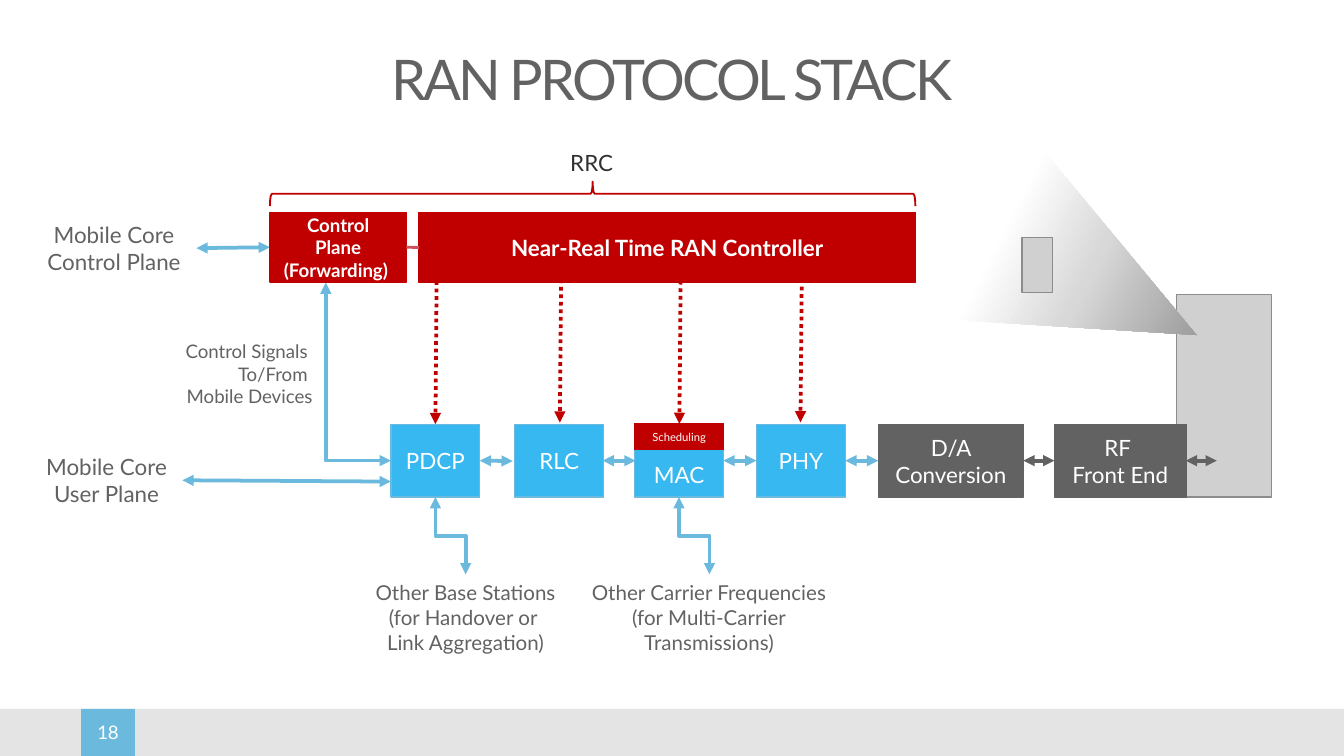
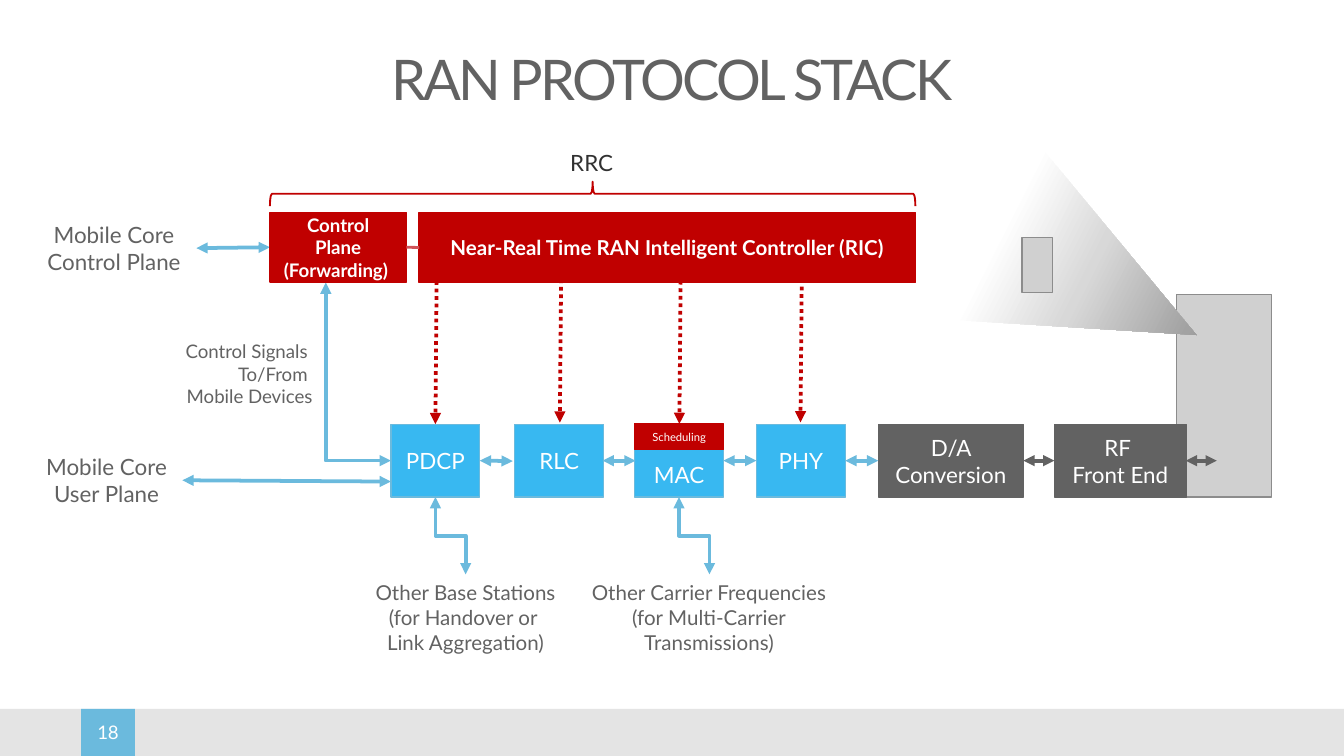
Before and after one commit to SystemsApproach/5G, a slide deck: slide 18 of figures.pptx. Drawn at 1344x756 pixels with LibreOffice and Linux fonts; fonts in the diff are those of the drawing; grey boxes stand for pictures; background and template pictures are left out. Boxes give left, top, right and bottom in pixels: in the first picture for what was removed or moved away, otherwise in the second. Text is boxed around its words. In the diff, an @@ line names an element or a change of style, - is before the commit and + after.

```diff
--- a/figures.pptx
+++ b/figures.pptx
@@ text in rectangle at box(450, 239, 883, 259): text changed; size 12 to 11 pt @@
-Near-Real Time RAN Controller
+Near-Real Time RAN Intelligent Controller (RIC)
```
Also in this commit, not shown: 7 other slides changed, 1 slide added, 9 other files.
